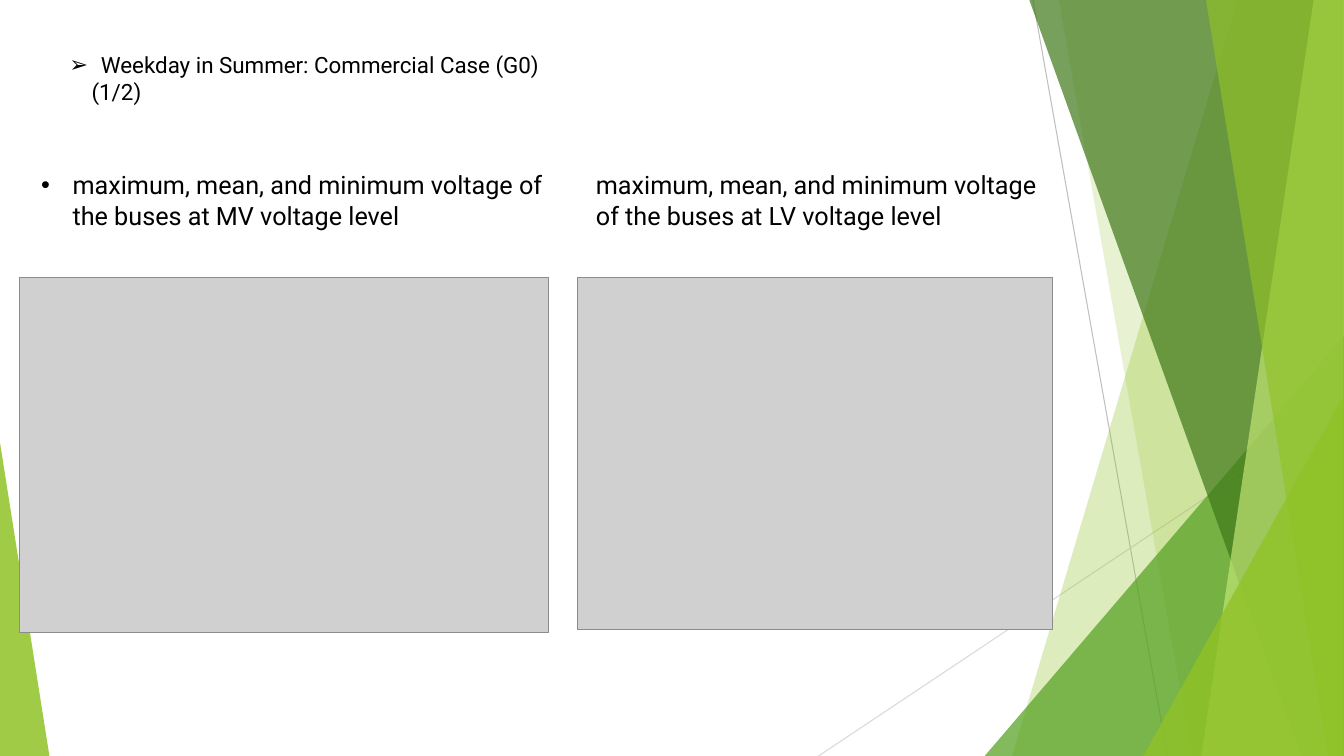
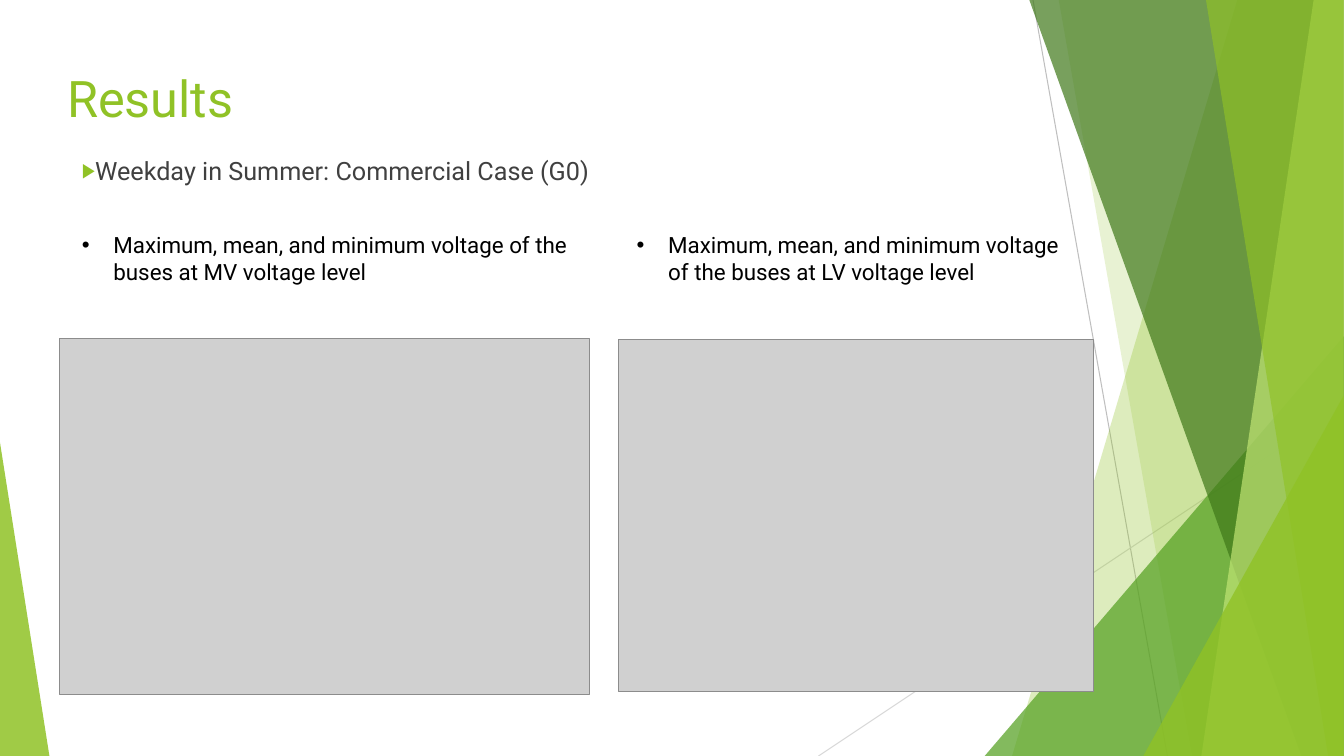
Before and after one commit to mridul2912/PSPlab22_1119250_Mridul, a slide deck: slide 20 of Eut-Project.pptx (slide 15 before the commit). Drawn at 1344x756 pixels with LibreOffice and Linux fonts; fonts in the diff are those of the drawing; grey boxes stand for pictures. Boxes give left, top, right and bottom in pixels: in the first picture for what was removed or moved away, otherwise in the second. Text is boxed around its words. In the diff, an @@ line names an element or a change of style, - is before the commit and + after.

```diff
--- a/Eut-Project.pptx
+++ b/Eut-Project.pptx
@@ text added at <box>67,79,233,118</box>, 36 pt, text #90C226 @@
+Results
@@ text at <box>92,82,142,105</box>: paragraph removed @@
-(1/2)
@@ text "Weekday in Summer: Commercial Case ...": place and size @@
-text "Weekday in Summer: Commercial Case ..." at <box>92,55,539,105</box>
+text "Weekday in Summer: Commercial Case ..." at <box>95,160,589,186</box>
@@ text "Weekday in Summer: Commercial Case ..." at <box>95,160,589,186</box>: size 16 to 18 pt, text colour #000000 to #404040; bullet ➢ to ▶; line spacing 1 to 0.9; more space between paragraphs @@
@@ text at <box>113,236,566,285</box>: text changed; size 18 to 16 pt @@
-• maximum, mean, and minimum voltage of the buses at MV voltage level
+• Maximum, mean, and minimum voltage of the buses at MV voltage level
@@ text at <box>668,236,1059,285</box>: text changed; size 18 to 16 pt @@
-maximum, mean, and minimum voltage of the buses at LV voltage level
+• Maximum, mean, and minimum voltage of the buses at LV voltage level
@@ picture: place and size @@
-picture at <box>19,277,548,633</box>
+picture at <box>60,339,590,695</box>
@@ picture: place and size @@
-picture at <box>578,277,1053,629</box>
+picture at <box>619,340,1094,692</box>
```
Also in this commit, not shown: 22 other slides changed, 5 slides added, 4 other files.
